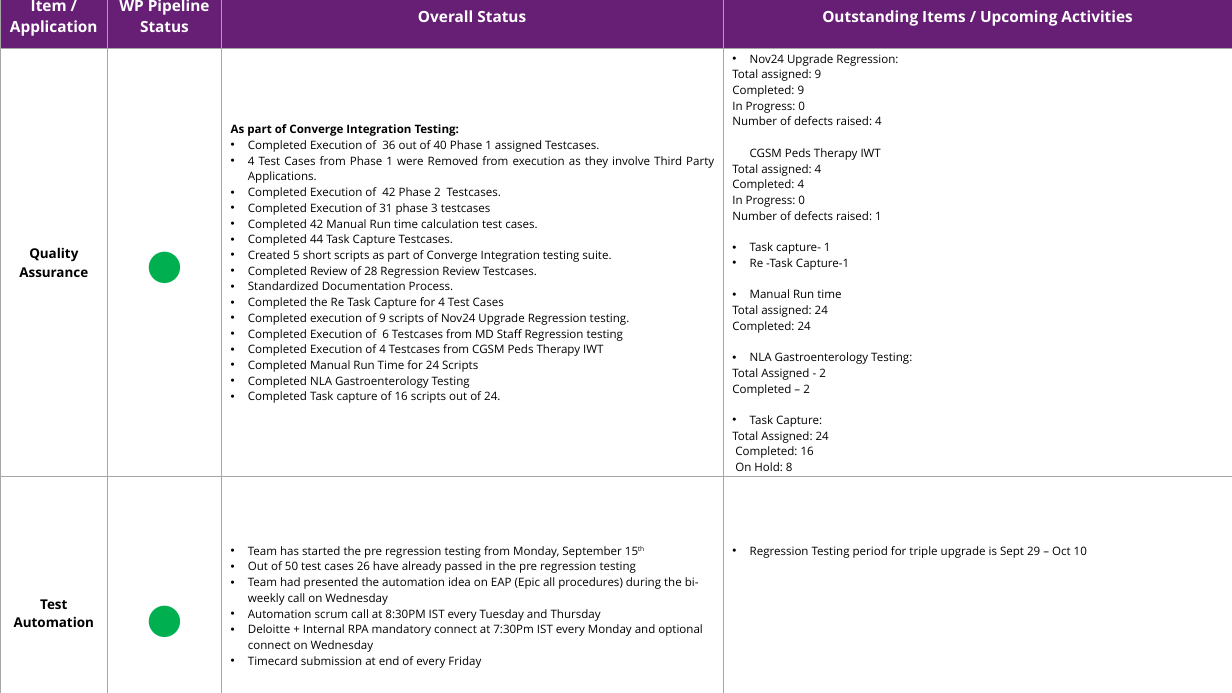
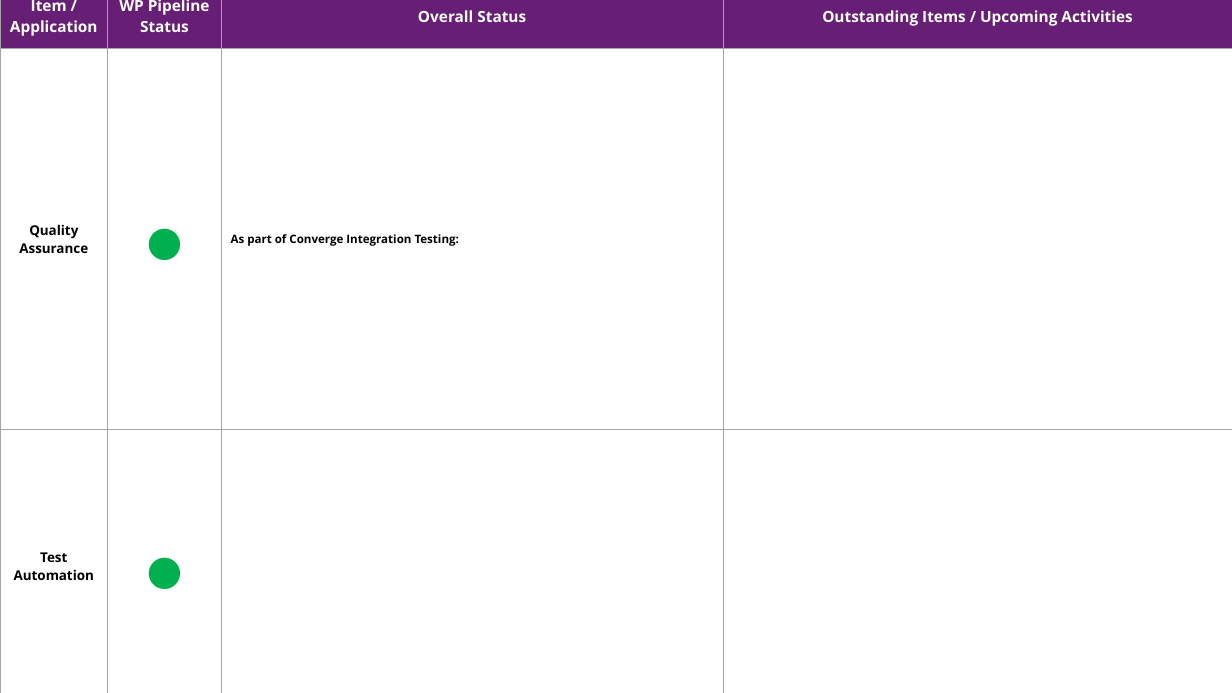
Before and after one commit to akshaya3206/Tracker-WeeklyDeck, a slide deck: slide 6 of WeeklyDeck_Template.pptx (slide 7 before the commit). Drawn at 1232x693 pixels with LibreOffice and Linux fonts; fonts in the diff are those of the drawing; background and template pictures are left out. Boxes give left, top, right and bottom in pixels: in the first picture for what was removed or moved away, otherwise in the second. Text is boxed around its words. In the diff, an @@ line names an element or a change of style, - is before the commit and + after.

```diff
--- a/WeeklyDeck_Template.pptx
+++ b/WeeklyDeck_Template.pptx
@@ table at <box>0,0,1232,693</box> @@
-row 2, column 3: As part of Converge Integration Testing: / Completed Execution of 36 out of 40 Phase 1 assigned Testcases. / 4 Test Cases from Phase 1 were Removed from execution as they involve Third Party Applications. / Completed Execution of 42 Phase 2 Testcases. / Completed Execution of 31 phase 3 testcases / Completed 42 Manual Run time calculation test cases. / Completed 44 Task Capture Testcases. / Created 5 short scripts as part of Converge Integration testing suite. / Completed Review of 28 Regression Review Testcases. / Standardized Documentation Process. / Completed the Re Task Capture for 4 Test Cases / Completed execution of 9 scripts of Nov24 Upgrade Regression testing. / Completed Execution of 6 Testcases from MD Staff Regression testing / Completed Execution of 4 Testcases from CGSM Peds Therapy IWT / Completed Manual Run Time for 24 Scripts / Completed NLA Gastroenterology Testing / Completed Task capture of 16 scripts out of 24.
+row 2, column 3: As part of Converge Integration Testing:
-row 2, column 4: Nov24 Upgrade Regression: / Total assigned: 9 / Completed: 9 / In Progress: 0 / Number of defects raised: 4 / CGSM Peds Therapy IWT / Total assigned: 4 / Completed: 4 / In Progress: 0 / Number of defects raised: 1 / Task capture- 1 / Re -Task Capture-1 / Manual Run time / Total assigned: 24 / Completed: 24 / NLA Gastroenterology Testing: / Total Assigned - 2 / Completed – 2 / Task Capture: / Total Assigned: 24 / Completed: 16 / On Hold: 8
+row 2, column 4: 
-row 3, column 3: Team has started the pre regression testing from Monday, September 15th / Out of 50 test cases 26 have already passed in the pre regression testing / Team had presented the automation idea on EAP (Epic all procedures) during the bi-weekly call on Wednesday / Automation scrum call at 8:30PM IST every Tuesday and Thursday / Deloitte + Internal RPA mandatory connect at 7:30Pm IST every Monday and optional connect on Wednesday / Timecard submission at end of every Friday
+row 3, column 3: 
-row 3, column 4: Regression Testing period for triple upgrade is Sept 29 – Oct 10
+row 3, column 4: 
```
Also in this commit, not shown: 5 other slides changed, 1 slide removed, 2 other files.
